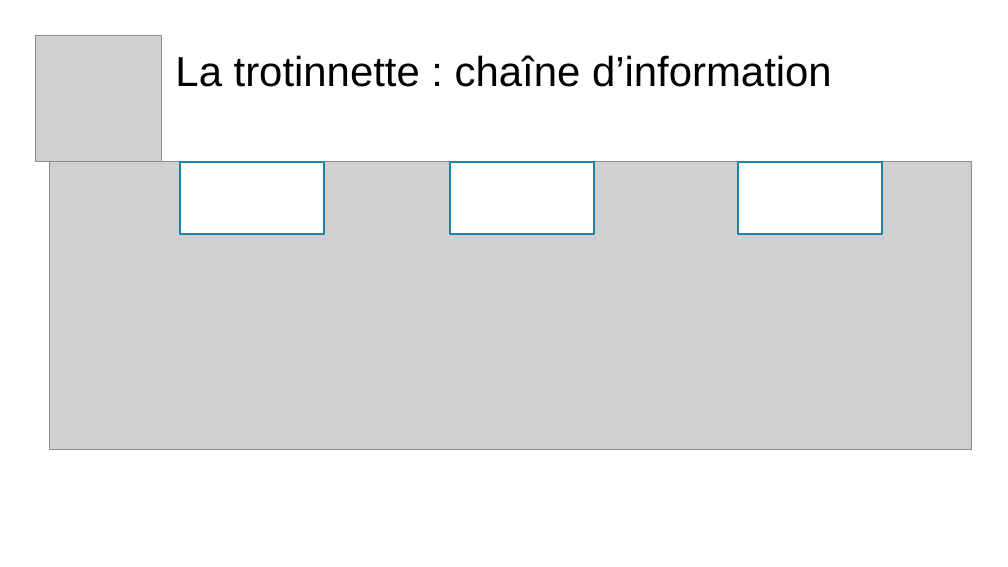
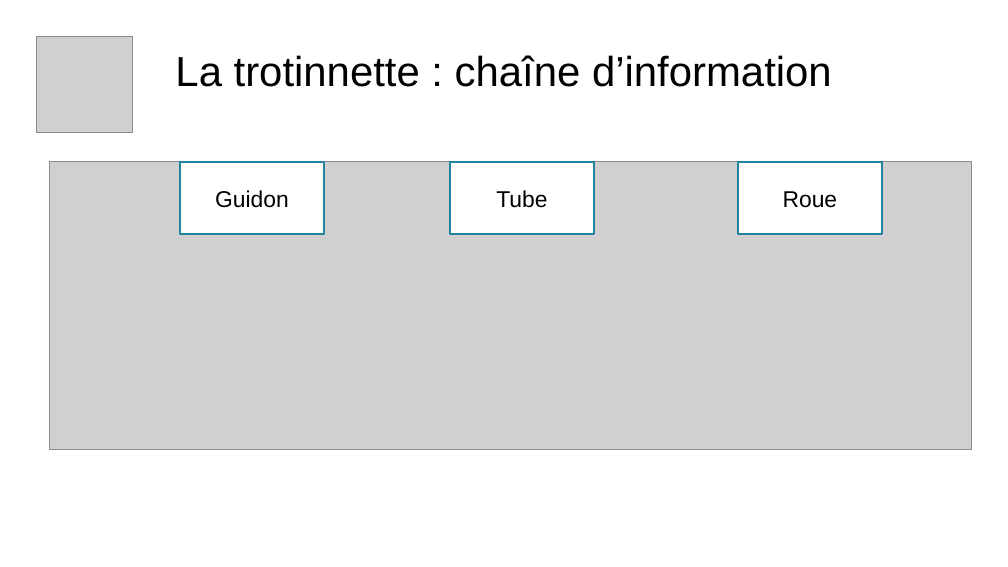
Before and after one commit to Merliin42/Cours-Techno, a slide deck: slide 13 of Introduction/Correction Activité.odp. Drawn at 1008x567 pixels with LibreOffice and Linux fonts; fonts in the diff are those of the drawing; grey boxes stand for pictures; background and template pictures are left out. Boxes give left, top, right and bottom in pixels: in the first picture for what was removed or moved away, otherwise in the second. Text is boxed around its words. In the diff, an @@ line names an element or a change of style, - is before the commit and + after.

```diff
--- a/Introduction/Correction Activité.odp
+++ b/Introduction/Correction Activité.odp
@@ picture: place and size @@
-picture at (36,36,162,162)
+picture at (36,36,133,133)
@@ text in rectangle at (215,190,289,208): text added @@
+Guidon
@@ text in rectangle at (496,190,547,208): text added @@
+Tube
@@ text in rectangle at (783,191,838,208): text added @@
+Roue
```
Also in this commit, not shown: 19 other slides changed, 4 other files.
